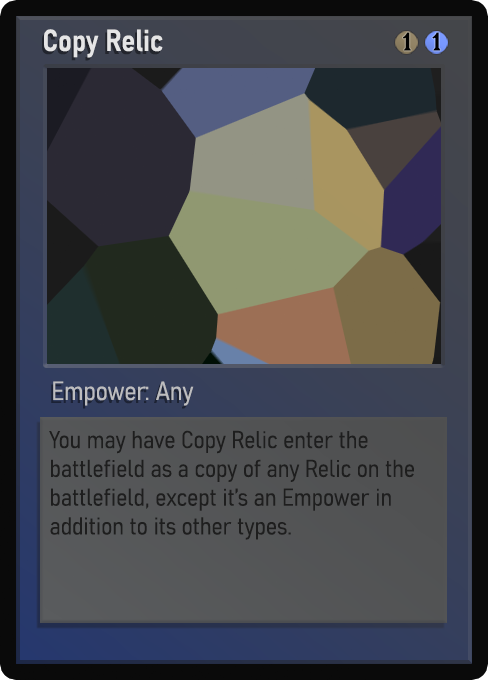
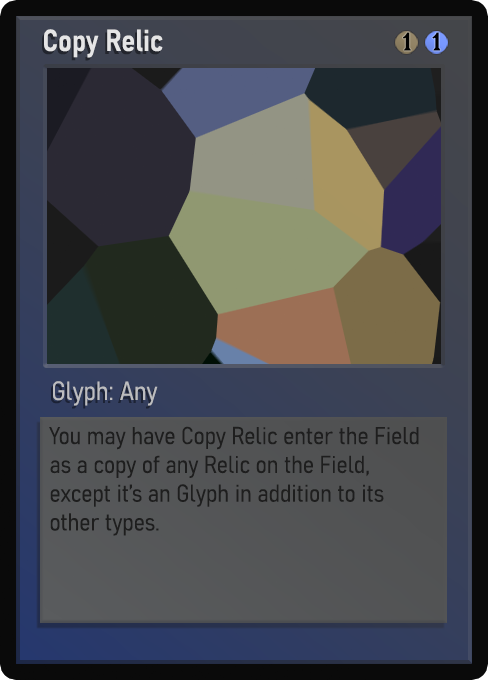
Layers edited between the first and the second 488 × 680 image:
painted on "Class" over (x1=53, y1=381, x2=194, y2=406)
painted on "Desc_norm" over (x1=49, y1=426, x2=419, y2=540)
